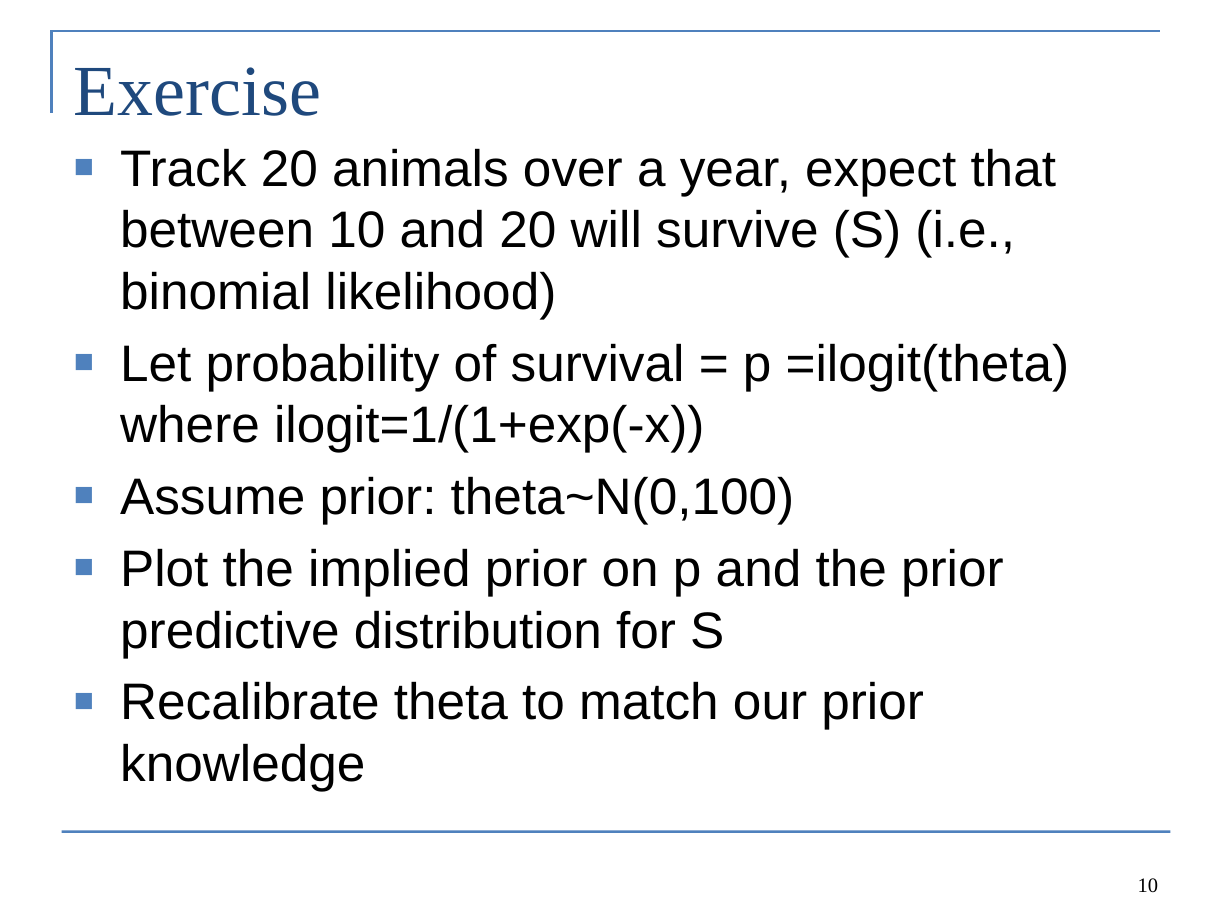
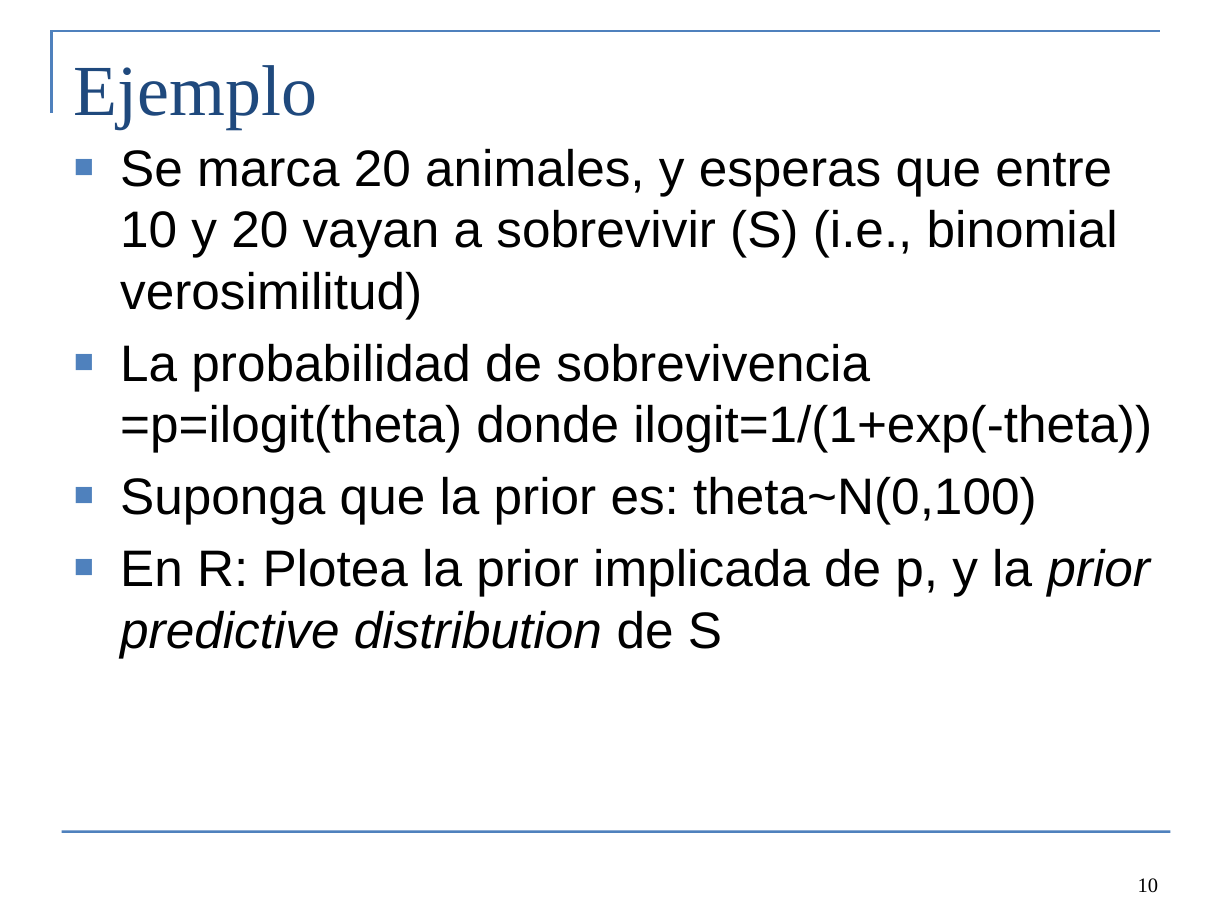
Before and after one commit to colemonnahan/bayes_workshop, a slide deck: slide 10 of dia3/lecture3_modeling.pptx. Drawn at 1232x924 pixels with LibreOffice and Linux fonts; fonts in the diff are those of the drawing. Boxes give left, top, right and bottom in pixels: in the first picture for what was removed or moved away, otherwise in the second. Text is boxed around its words. In the diff, an @@ line names an element or a change of style, - is before the commit and + after.

```diff
--- a/dia3/lecture3_modeling.pptx
+++ b/dia3/lecture3_modeling.pptx
@@ title at (74,65,317,129): text changed @@
-Exercise
+Ejemplo
@@ text at (120,148,1152,658): text changed @@
-■ Track 20 animals over a year, expect that between 10 and 20 will survive (S) (i.e., binomial likelihood)
-■ Let probability of survival = p =ilogit(theta) where ilogit=1/(1+exp(-x))
-■ Assume prior: theta~N(0,100)
-■ Plot the implied prior on p and the prior predictive distribution for S
-■ Recalibrate theta to match our prior knowledge
+■ Se marca 20 animales, y esperas que entre 10 y 20 vayan a sobrevivir (S) (i.e., binomial verosimilitud)
+■ La probabilidad de sobrevivencia =p=ilogit(theta) donde ilogit=1/(1+exp(-theta))
+■ Suponga que la prior es: theta~N(0,100)
+■ En R: Plotea la prior implicada de p, y la prior predictive distribution de S
```
Also in this commit, not shown: 14 other slides changed, 3 slides added, 5 slides removed, 12 other files.
